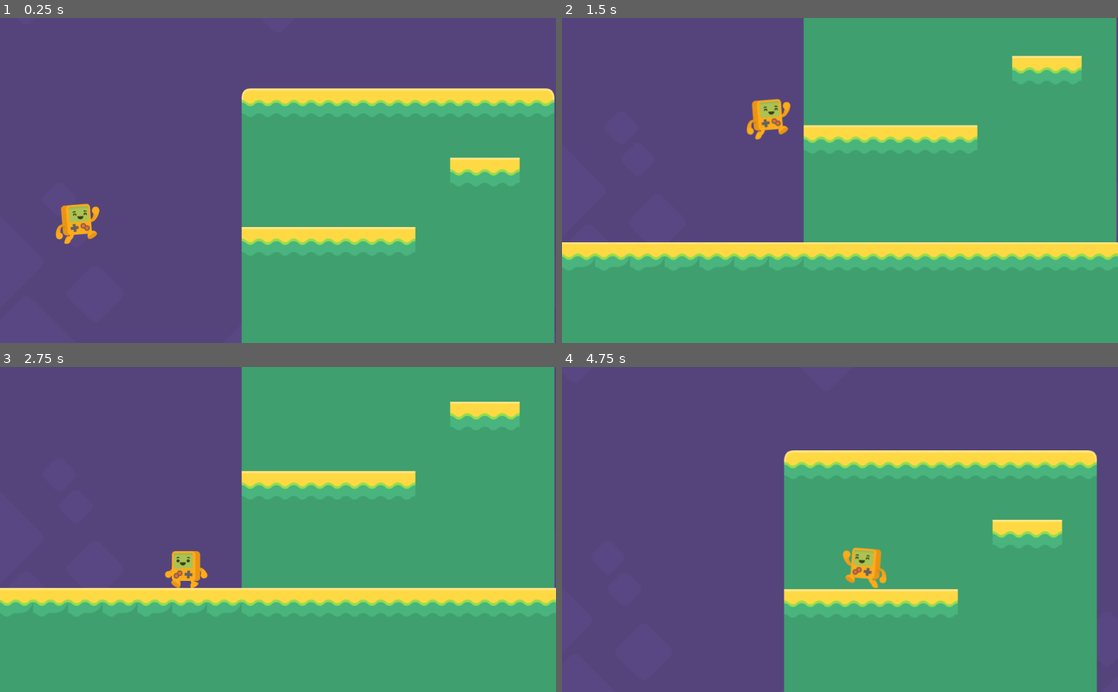
Above: before the commit, frames 1-4 (two rows, left to right).
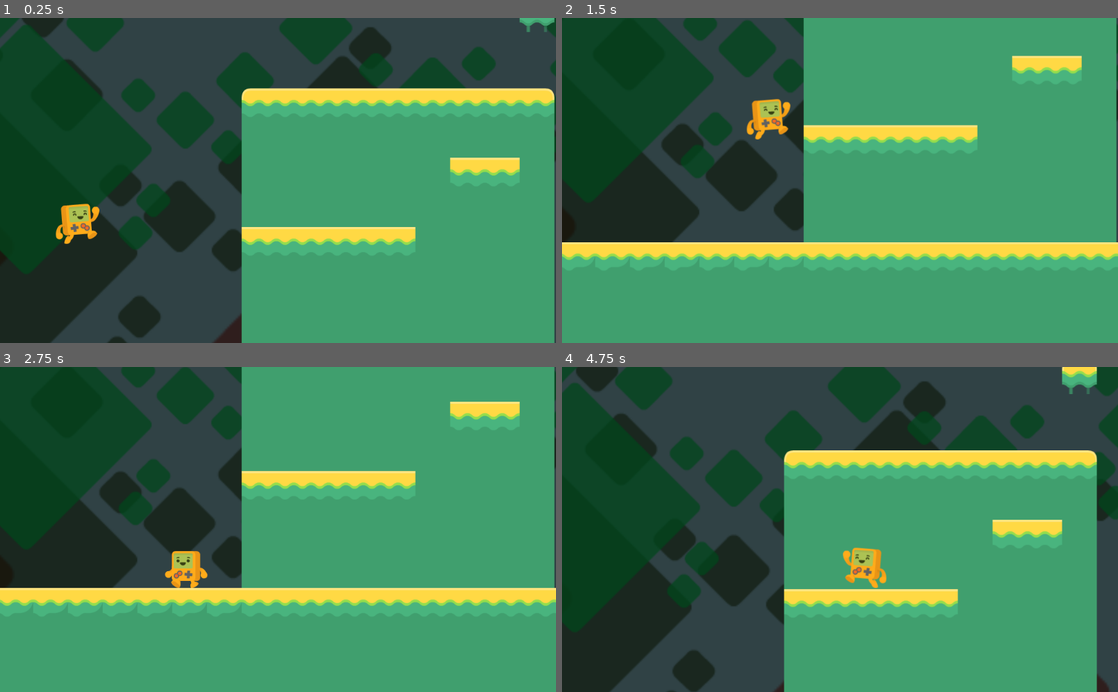
Above: after the commit, the same moments.

Repository: theaob/platformergodot
Game: Godot game, scene res://Scenes/Level1.tscn
Two runs of this game, one before a commit and one after it. Both use one fixed random seed, a clock stepped at 60 frames per second and the inputs below.
Inputs:
- Up to frame 1 (0.25 s): no input
- Up to frame 2 (1.5 s): hold Right (right) from 0.53 s (still down); tap Space (jump) at 0.77 s
- Up to frame 3 (2.75 s): tap Space (jump) at 1.52 s; release Right (right) at 2.03 s; hold Left (left) from 2.03 s (still down)
- Up to frame 4 (4.75 s): release Left (left) at 2.78 s; hold Right (right) 2.78-4.28 s; tap Space (jump) at 3.02, 3.77, 4.52 s; hold Left (left) from 4.28 s (still down)

The runs differ from the first frame. In frame 1, 55% of the frame differs, in the area x 0-100%, y 0-100%; in frame 2, 30%; in frame 3, 29%; in frame 4, 58%.

Commit message:
added html binary

Diff:
--- a/Scenes/Level1.tscn
+++ b/Scenes/Level1.tscn
@@ -44,7 +44,7 @@
 tile_set = ExtResource( 1 )
 show_collision = true
 format = 1
-tile_data = PoolIntArray( -131080, 0, 0, -65544, 0, 0, -8, 0, 0, 655 …(2067 unchanged characters)…
+tile_data = PoolIntArray( -1114104, 2, 0, -983030, 2, 0, -851960, 2, 0, -720886, 2, 0, -589816, 2, 0, -458742, 2, 0, -327672, 2, 0, -131080, 0, 0, -65544, 0, 0, -8, 0, 0, 655 …(2067 unchanged characters)…
 
 [node name="Steve" parent="." instance=ExtResource( 2 )]
 position = Vector2( -302, 169 )
@@ -64,6 +64,7 @@
 [node name="ParallaxBackground" type="ParallaxBackground" parent="."]
 
 [node name="PurpleSky" type="ParallaxLayer" parent="ParallaxBackground"]
+modulate = Color( 0.568627, 0.968627, 0.564706, 1 )
 motion_mirroring = Vector2( 1280, 960 )
 
 [node name="Sprite" type="Sprite" parent="ParallaxBackground/PurpleSky"]
@@ -71,7 +72,31 @@
 texture = ExtResource( 4 )
 centered = false
 
+[node name="BoxesFar" type="ParallaxLayer" parent="ParallaxBackground"]
+modulate = Color( 0.521569, 0.0352941, 0, 0.572549 )
+position = Vector2( 0, -500 )
+motion_scale = Vector2( 0.2, 0.2 )
+motion_mirroring = Vector2( 2560, 1920 )
+
+[node name="Sprite" type="Sprite" parent="ParallaxBackground/BoxesFar"]
+scale = Vector2( 4, 4 )
+texture = ExtResource( 5 )
+centered = false
+
+[node name="BoxesMiddle" type="ParallaxLayer" parent="ParallaxBackground"]
+modulate = Color( 0.101961, 0.270588, 0.0196078, 0.572549 )
+position = Vector2( 0, -500 )
+motion_scale = Vector2( 0.4, 0.4 )
+motion_mirroring = Vector2( 1600, 1200 )
+
+[node name="Sprite" type="Sprite" parent="ParallaxBackground/BoxesMiddle"]
+scale = Vector2( 2.5, 2.5 )
+texture = ExtResource( 5 )
+centered = false
+
 [node name="BoxesNearby" type="ParallaxLayer" parent="ParallaxBackground"]
+modulate = Color( 0, 1, 0.203922, 0.737255 )
+position = Vector2( 0, -500 )
 motion_scale = Vector2( 0.7, 0.7 )
 motion_mirroring = Vector2( 1280, 960 )
 
Binary file added: Binary/HTML/Platformer.apple-touch-icon.png
Not shown, added: Binary/HTML/Platformer.apple-touch-icon.png.import
Binary file added: Binary/HTML/Platformer.icon.png
Not shown, added: Binary/HTML/Platformer.icon.png.import
Binary file added: Binary/HTML/Platformer.png
Not shown, added: Binary/HTML/Platformer.png.import
Not shown, changed: export_presets.cfg
Not shown, added: Binary/HTML/Platformer.audio.worklet.js
Not shown, added: Binary/HTML/Platformer.html
Not shown, added: Binary/HTML/Platformer.js
Not shown, added: Binary/HTML/Platformer.pck
Not shown, added: Binary/HTML/Platformer.wasm
